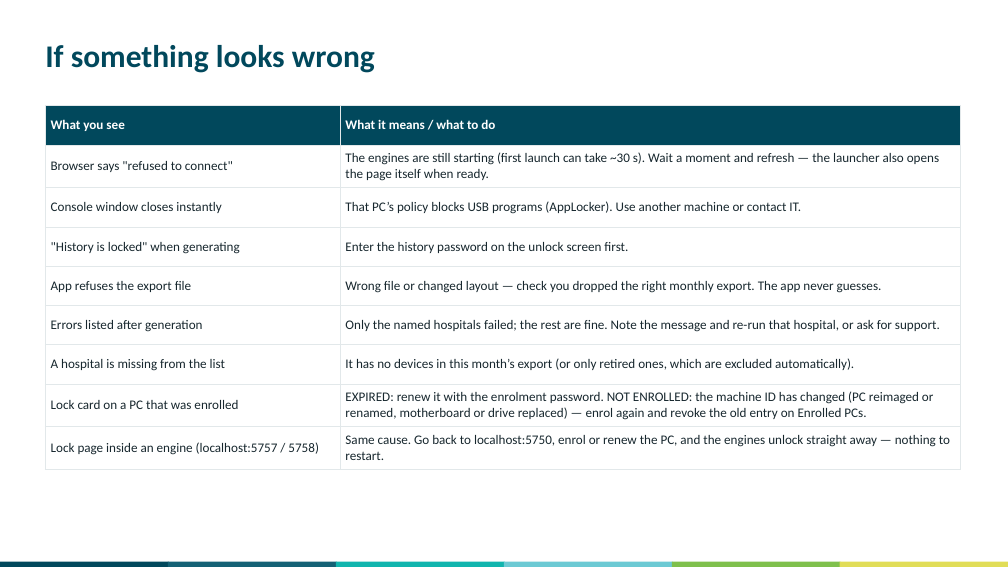
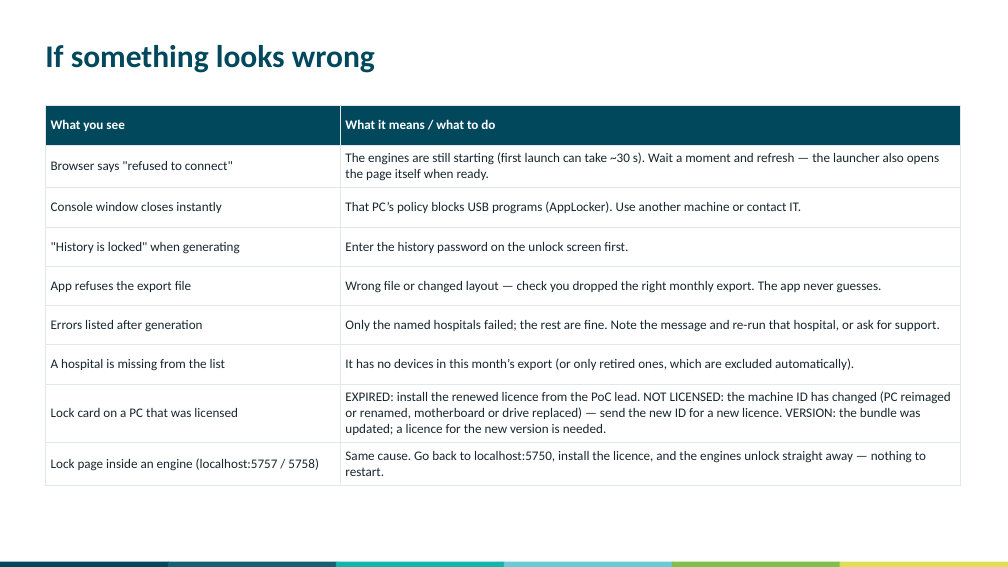
Before and after one commit to swornsealed/Report-app, a slide deck: slide 18 of PQ_Report_Generator_User_Guide.pptx. Drawn at 1008x567 pixels with LibreOffice and Linux fonts; fonts in the diff are those of the drawing. Boxes give left, top, right and bottom in pixels: in the first picture for what was removed or moved away, otherwise in the second. Text is boxed around its words. In the diff, an @@ line names an element or a change of style, - is before the commit and + after.

```diff
--- a/PQ_Report_Generator_User_Guide.pptx
+++ b/PQ_Report_Generator_User_Guide.pptx
@@ table at [45, 106, 960, 480] @@
-row 8, column 1: Lock card on a PC that was enrolled
+row 8, column 1: Lock card on a PC that was licensed
-row 8, column 2: EXPIRED: renew it with the enrolment password. NOT ENROLLED: the machine ID has changed (PC reimaged or renamed, motherboard or drive replaced) — enrol again and revoke the old entry on Enrolled PCs.
+row 8, column 2: EXPIRED: install the renewed licence from the PoC lead. NOT LICENSED: the machine ID has changed (PC reimaged or renamed, motherboard or drive replaced) — send the new ID for a new licence. VERSION: the bundle was updated; a licence for the new version is needed.
-row 9, column 2: Same cause. Go back to localhost:5750, enrol or renew the PC, and the engines unlock straight away — nothing to restart.
+row 9, column 2: Same cause. Go back to localhost:5750, install the licence, and the engines unlock straight away — nothing to restart.
```
Also in this commit, not shown: 4 other slides changed, 14 other files.
